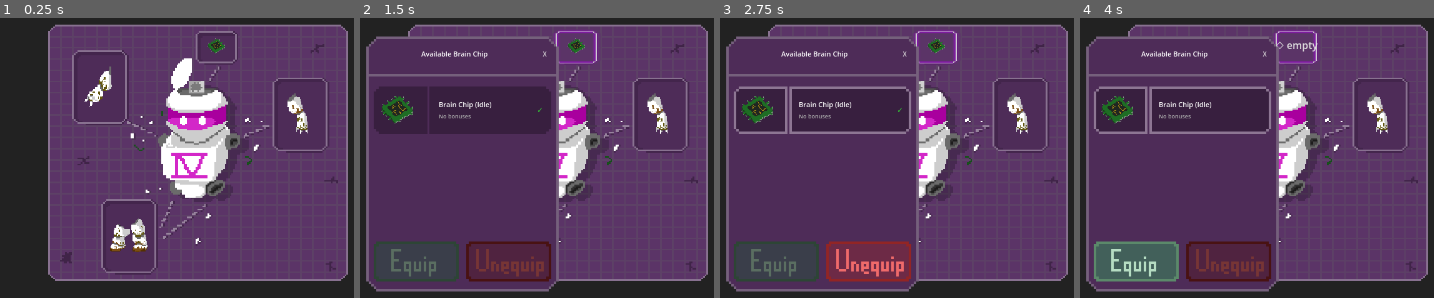
Above: before the commit, frames 1-4 (left to right).
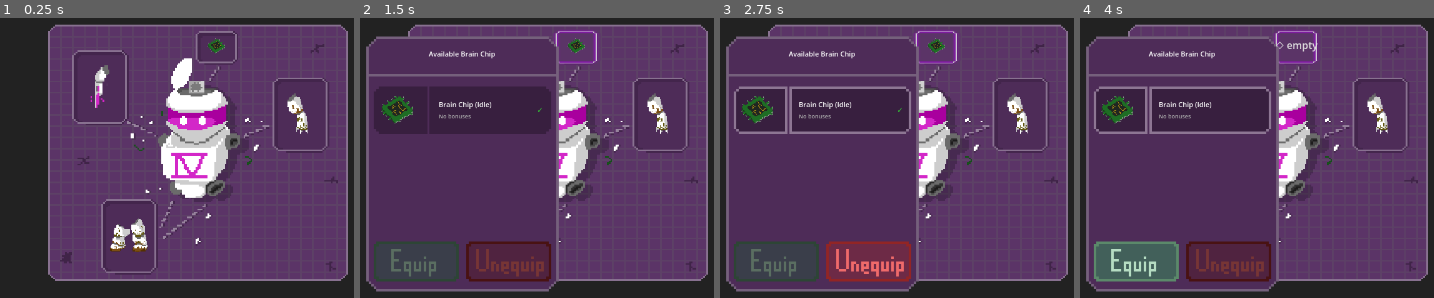
Above: after the commit, the same moments.

Repository: NoeRoberties/Odomat
Game: Godot game, scene res://Scenes/UI/EquipmentMenu/EquipmentMenu.tscn
The game is run twice, just before and just after one commit, with the same random seed, the same clock (stepped at 60 frames per second) and the same inputs. This scene is started directly instead of the project's main scene.
Inputs (mouse positions are in pixels of both pictures, inside the frame that each line leads up to):
- Up to frame 1 (0.25 s): no input
- Up to frame 2 (1.5 s): click (575, 46) at 0.52 s; click (544, 54) at 1.25 s, where only the run before the commit has a clickable "X"
- Up to frame 3 (2.75 s): click (822, 110) at 2 s
- Up to frame 4 (4 s): click (1228, 261) at 2.75 s; click "⬦ empty" at 3.5 s

The runs differ from the first frame. In frame 1, 0.5% of the frame differs, in the area x 23-32%, y 16-33%; in frame 2, 0.3%; in frame 3, 0.3%; in frame 4, 0.3%.

Commit message:
[UDPATE] left arm item texture to be a sword instead of a simple arm

Diff:
--- a/godot-project/odomat/Scenes/UI/EquipmentMenu/ModuleSelectionPopup.tscn
+++ b/godot-project/odomat/Scenes/UI/EquipmentMenu/ModuleSelectionPopup.tscn
@@ -41,12 +41,7 @@
 horizontal_alignment = 1
 vertical_alignment = 1
 
-[node name="CloseButton" type="Button" parent="PopupBackground/HeaderHBox" unique_id=315171568]
-unique_name_in_owner = true
-layout_mode = 2
-theme_override_font_sizes/font_size = 10
-text = " X "
-flat = true
+
 
 [node name="Margin" type="MarginContainer" parent="PopupBackground" unique_id=1596851624]
 layout_mode = 1
--- a/godot-project/odomat/Scripts/UI/EquipmentMenu/module_selection_popup.gd
+++ b/godot-project/odomat/Scripts/UI/EquipmentMenu/module_selection_popup.gd
@@ -20,14 +20,13 @@
 
 @onready var _popup_bg         : TextureRect     = $PopupBackground
 @onready var _title_label      : Label           = %TitleLabel
-@onready var _close_btn        : Button          = %CloseButton
+
 @onready var _module_list_vbox : VBoxContainer   = %ModuleListVBox
 @onready var _equip_btn        : TextureButton   = %EquipButton
 @onready var _unequip_btn      : TextureButton   = %UnequipButton
 
 
 func _ready() -> void:
-	_close_btn.pressed.connect(func(): popup_closed.emit())
 	_equip_btn.pressed.connect(_on_equip_pressed)
 	_unequip_btn.pressed.connect(_on_unequip_pressed)
 
Binary file changed: godot-project/odomat/Assets/HUD_UI/Equipment_Menu_assets/basis_modules_assets/left_arm_basis_item_texture.png
